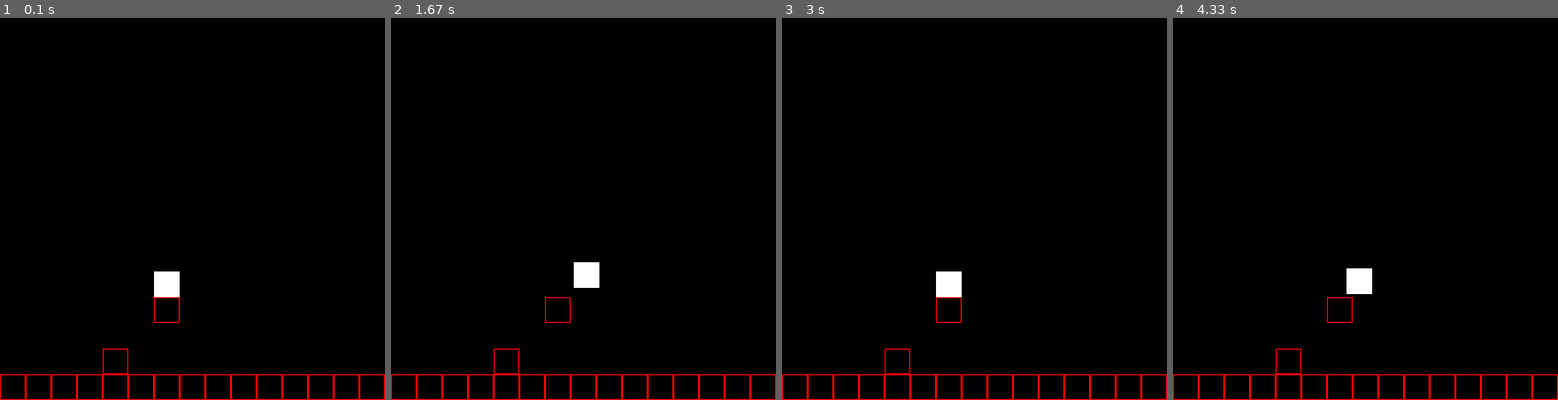
Above: before the commit, frames 1-4 (left to right).
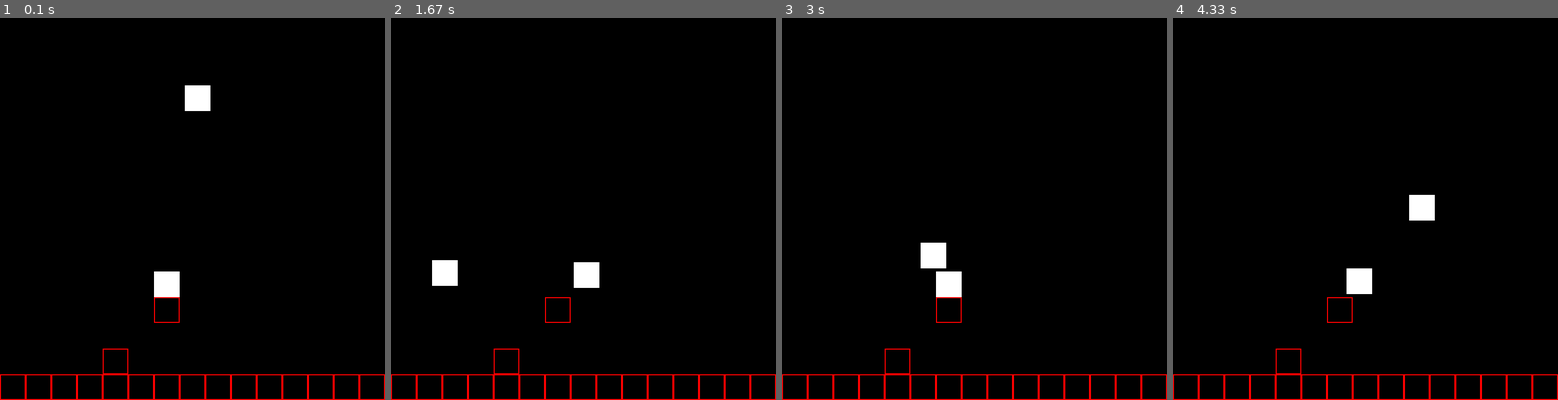
Above: after the commit, the same moments.

Repository: R4F43LL-D3VB3GINN3R/Python_Pygame_Training
Game: pygame game, started from main.py
The game is run twice, just before and just after one commit, with the same random seed, the same clock (stepped at 60 frames per second) and the same inputs.
Inputs:
- Up to frame 1 (0.1 s): no input
- Up to frame 2 (1.67 s): hold D 0.33-0.8 s; hold W 0.83-1.13 s; hold D 1.17-1.63 s
- Up to frame 3 (3 s): hold A 1.67-2.2 s; hold S 2.23-2.53 s; hold A 2.57-2.97 s
- Up to frame 4 (4.33 s): hold W 3-3.37 s; hold D 3.4-4.03 s; hold S from 4.07 s (still down)

The runs differ from the first frame. In frame 1, 0.4% of the frame differs, in the area x 48-55%, y 17-25%; in frame 2, 0.4%; in frame 3, 0.4%; in frame 4, 0.4%.

Commit message:
Update tiles.py

Diff:
--- a/tiles.py
+++ b/tiles.py
@@ -14,9 +14,11 @@
         super().__init__()
 
         self.random_width = random.randint(0, screen_width)
+        self.random_height = random.randint(0, screen_height)
         self.myrect = pygame.Rect(x, y, tile_size, tile_size)
         self.myrect2 = pygame.Rect(0, 0, tile_size, tile_size)
         self.myrect3 = pygame.Rect(self.random_width, y, tile_size, tile_size)
+        self.myrect4 = pygame.Rect(x, self.random_height, tile_size, tile_size)
         self.color = color
         self.breath = breath
         self.breathing = True
@@ -109,8 +111,28 @@
 #-------------------------------------------------------------------------------------------------------------------------------------------------------------------------------------------------------------#
 # [METHOD: 005] #
 
+    def blastrects(self):
+
+        pygame.draw.rect(self.display, (0, 0, 0,), self.myrect4)
+
+        self.myrect4.x += 10
+
+        print(self.myrect4.x)
+
+        if self.myrect4.x > 600:
+            print(self.myrect4.x)
+            self.myrect4.x = 0
+            self.random_height = random.randint(0, screen_height)
+            self.myrect4.y = self.random_height
+
+        pygame.draw.rect(self.display, self.color, self.myrect4)
+
+#-------------------------------------------------------------------------------------------------------------------------------------------------------------------------------------------------------------#
+# [METHOD: 06] #
+
     def update(self):
 
         self.moverect()
+        self.blastrects()
 
 #-------------------------------------------------------------------------------------------------------------------------------------------------------------------------------------------------------------#
